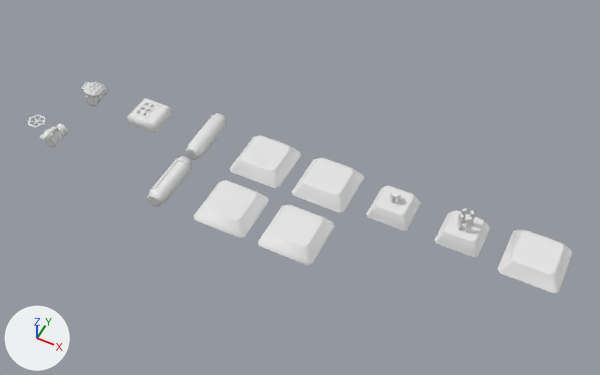
A saved change to the FBX model Assets/Art/Models/Structures/Pipes/PipeMachinery.fbx.
Both versions are drawn from a 50 mm camera at (4.18, -7.26, 8.79) aimed at (0.77, -0.45, 0.28). The axes (+X, +Y, +Z) are drawn at lower left. The lights are the same throughout. Where no turn or scale is listed for an object, it has been applied to the vertices.

The scene before the commit, as lines of its bpy script (objects in view):
```python
me_filterl = bpy.data.meshes.new('FilterL')
me_filterl.from_pydata(...)  # 94 vertices, 42 faces; spans x -0.411..0.399, y -0.409..0.402, z 0.004..0.186
# faces by material slot: [38, 4]
me_filterl.materials.append(mat_palette05)  # its picture is missing
me_filterl.materials.append(mat_palette05_emission)  # white #e7e7e7
me_filterr = bpy.data.meshes.new('FilterR')
me_filterr.from_pydata(...)  # 94 vertices, 42 faces; spans x -0.412..0.399, y -0.409..0.402, z 0.004..0.186
# faces by material slot: [38, 4]
me_filterr.materials.append(mat_palette05)  # its picture is missing
me_filterr.materials.append(mat_palette05_emission)  # white #e7e7e7
me_meter = bpy.data.meshes.new('Meter')
me_meter.from_pydata(...)  # 112 vertices, 81 faces; spans x -0.244..0.244, y -0.244..0.244, z -0.009..0.219
# faces by material slot: [25, 56]
me_meter.materials.append(mat_palette05)  # its picture is missing
me_meter.materials.append(mat_palette05_emission)  # white #e7e7e7
ob_filterl = bpy.data.objects.new('FilterL', me_filterl)
ob_filterl.location = (0.0, -1.0, 0.0)
ob_filterr = bpy.data.objects.new('FilterR', me_filterr)
ob_filterr.location = (0.0, 0.0, 0.0)
ob_meter = bpy.data.objects.new('Meter', me_meter)
ob_meter.location = (-2.0, 0.0, 0.0)
# also in view: 'Ignitor' at (3.0, -0.01, 0.21); 'ConnectorPort' at (4.0, 0.0, 0.09); 'MixerR' at (1.0, 0.0, 0.09); 'MixerL' at (1.0, -1.0, 0.09); 'PumpVolume' at (-1.0, -1.01, 0.08)
```
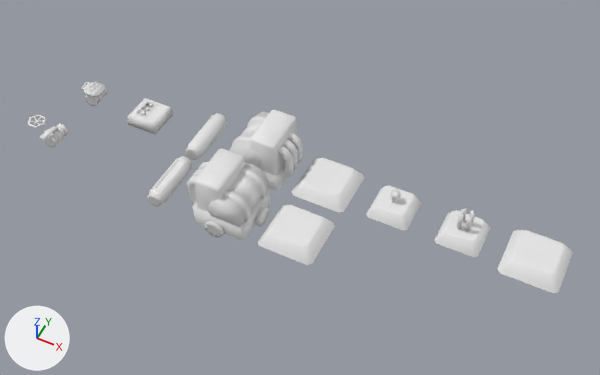
Where the newer file only moved an object's origin or applied its transform, the numbers keep the older frame.

Location of each change, [x1, y1, x2, y2] in pixels of the pictures (600 x 375 px):
'FilterR.002', added: after [187, 148, 270, 240]
'FilterR.001', added: after [229, 110, 303, 190]
'FilterL', deleted: before [193, 180, 269, 238]
    faces in mat_palette05 (its picture is missing): [193, 180, 269, 238]
'FilterR', deleted: before [230, 135, 301, 188]
    faces in mat_palette05 (its picture is missing): [230, 135, 301, 188]

Patch to the scene script:
```diff
--- a/Assets/Art/Models/Structures/Pipes/PipeMachinery.fbx.py
+++ b/Assets/Art/Models/Structures/Pipes/PipeMachinery.fbx.py
@@ me_filterr_003 @@
+me_filterr_003.from_pydata(...)  # 950 vertices, 731 faces; spans x -0.533..0.505, y -0.505..0.505, z -0.054..0.766
+me_filterr_003.materials.append(mat_palette05)  # its picture is missing
@@ me_filterr_001 @@
+me_filterr_001.from_pydata(...)  # 950 vertices, 731 faces; spans x -0.505..0.533, y -0.505..0.505, z -0.054..0.766
+me_filterr_001.materials.append(mat_palette05)  # its picture is missing
@@ ob_filterr @@
-ob_filterr = bpy.data.objects.new('FilterR', me_filterr)
-ob_filterr.location = (0.0, 0.0, 0.0)
@@ ob_filterl @@
-ob_filterl = bpy.data.objects.new('FilterL', me_filterl)
-ob_filterl.location = (0.0, -1.0, 0.0)
@@ ob_filterr_002 @@
+ob_filterr_002 = bpy.data.objects.new('FilterR.002', me_filterr_003)
+ob_filterr_002.location = (0.0, -1.0, 0.0)
@@ ob_filterr_001 @@
+ob_filterr_001 = bpy.data.objects.new('FilterR.001', me_filterr_001)
+ob_filterr_001.location = (0.0, 0.0, 0.0)
```
